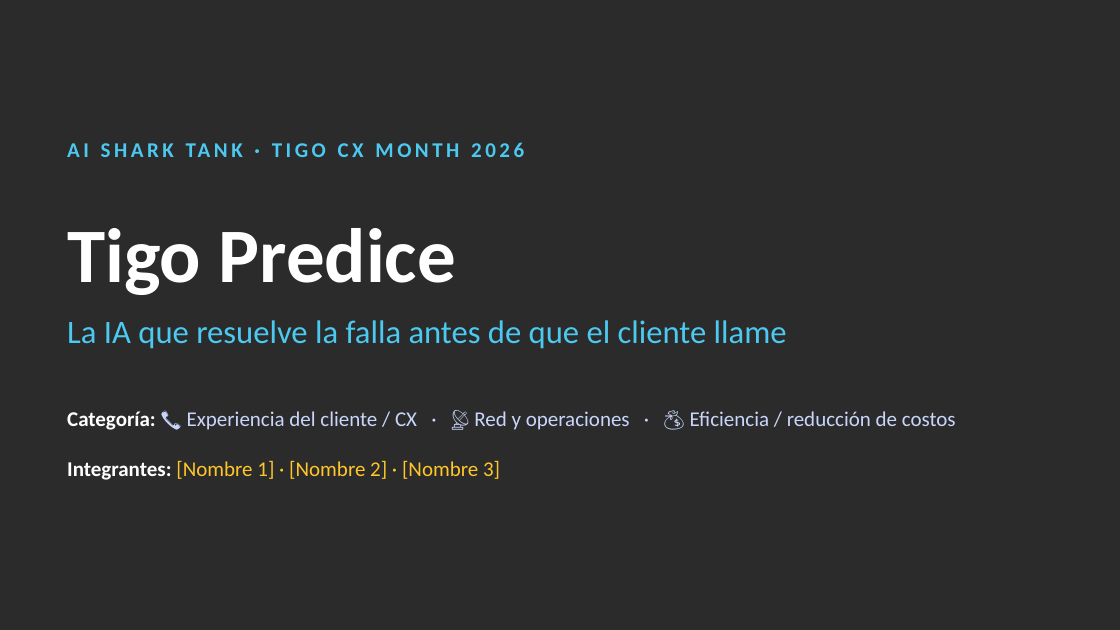
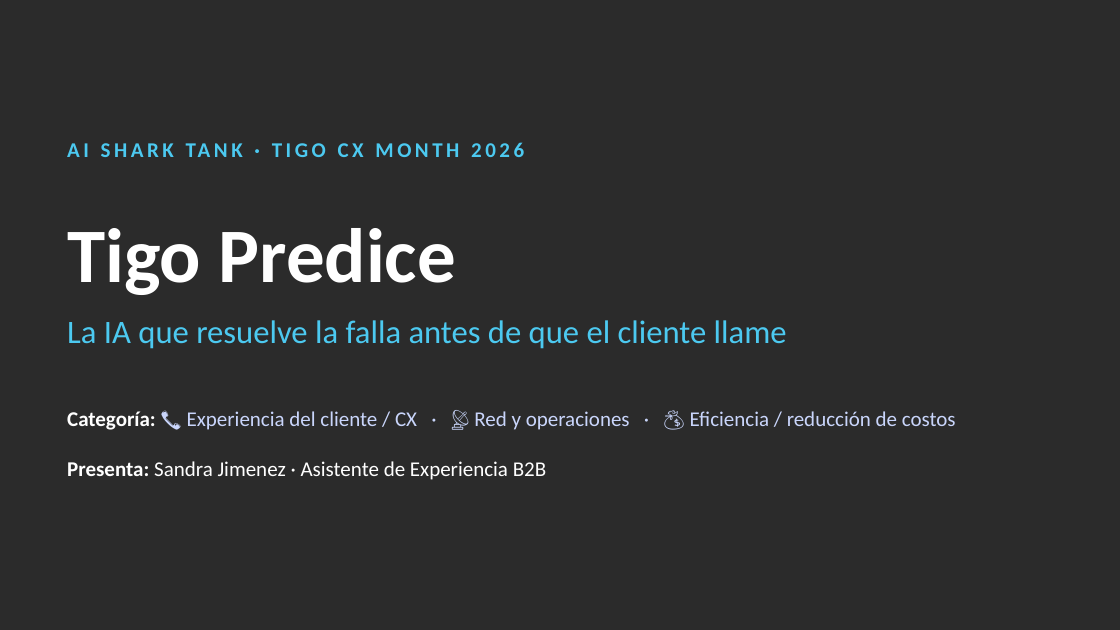
Before and after one commit to userf8a2c4/Tigo_Predice, a slide deck: slide 1 of 1_Presentacion/AI_Shark_Tank_Tigo_Predice.pptx. Drawn at 1120x630 pixels with LibreOffice and Linux fonts; fonts in the diff are those of the drawing; background and template pictures are left out; a plain dark background stands for a picture behind light text. Boxes give left, top, right and bottom in pixels: in the first picture for what was removed or moved away, otherwise in the second. Text is boxed around its words. In the diff, an @@ line names an element or a change of style, - is before the commit and + after.

```diff
--- a/1_Presentacion/AI_Shark_Tank_Tigo_Predice.pptx
+++ b/1_Presentacion/AI_Shark_Tank_Tigo_Predice.pptx
@@ text at box(67, 461, 546, 480): text changed; text colour #FFC629 to #FFFFFF @@
-Integrantes: [Nombre 1] · [Nombre 2] · [Nombre 3]
+Presenta: Sandra Jimenez · Asistente de Experiencia B2B
```
Also in this commit, not shown: 1 other slide changed, 18 other files.
